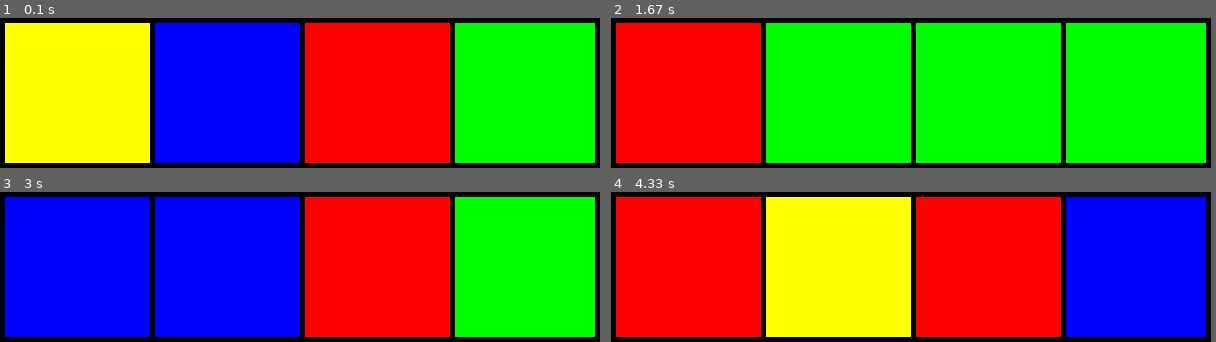
Above: before the commit, frames 1-4 (two rows, left to right).
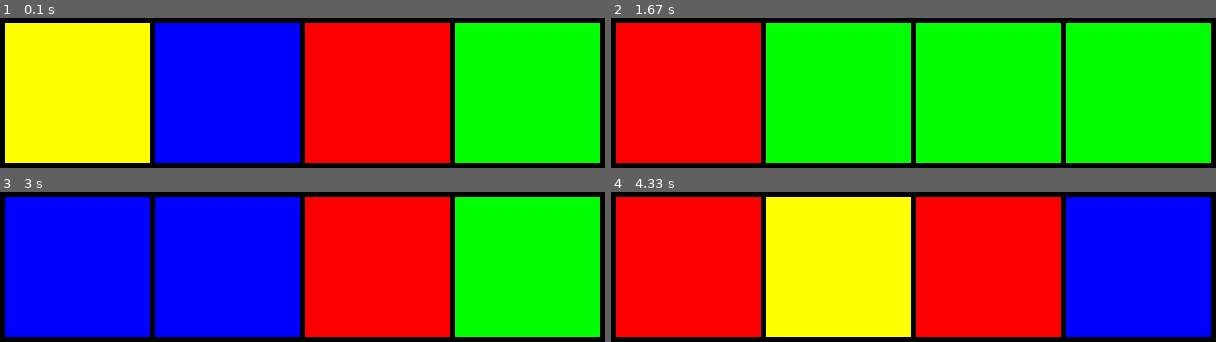
Above: after the commit, the same moments.

Repository: jduffey/watchgirl
Game: pygame game, started from pygametest.py
Two runs of this game, one before a commit and one after it. Both use one fixed random seed, a clock stepped at 60 frames per second and the inputs below.
Inputs:
- Up to frame 1 (0.1 s): no input
- Up to frame 2 (1.67 s): no input
- Up to frame 3 (3 s): no input
- Up to frame 4 (4.33 s): no input
In our replay, the window is 600x150 before the commit and 605x150 after it. These sizes can differ from the game's own. Grey fills any space a smaller window leaves; there, only what the larger window draws over its background counts as a difference.

The runs differ from the first frame. In frame 1, 0.8% of the frame differs, in the area x 98-100%, y 3-97%; in frame 2, 0.8%; in frame 3, 0.8%; in frame 4, 0.8%.

Commit message:
Expand window to allow for right-most border (to ensure same-sized color squares)

Diff:
--- a/pygametest.py
+++ b/pygametest.py
@@ -11,6 +11,8 @@
 pygame.init()
 
 windowTitle = 'Identifier #580CD2E889BD - Onett Art Museum Main Entrance'
+
+BORDER_THICKNESS = 5
 
 APP_X_SIZE = 600
 APP_Y_SIZE = 150
@@ -29,9 +31,7 @@
 squareThree = (2 * APP_X_SIZE/4, 0, 3 * APP_X_SIZE/4, APP_Y_SIZE)
 squareFour = (3 * APP_X_SIZE/4, 0, 4 * APP_X_SIZE/4, APP_Y_SIZE)
 
-BORDER_THICKNESS = 5
-
-screen = pygame.display.set_mode((APP_X_SIZE, APP_Y_SIZE))
+screen = pygame.display.set_mode((APP_X_SIZE + BORDER_THICKNESS, APP_Y_SIZE))
 pygame.display.set_caption(windowTitle)
 pygame.mouse.set_visible(True)
 squareThatIsTheSizeOfTheScreen = pygame.Surface(screen.get_size())
@@ -57,13 +57,14 @@
     pygame.draw.rect(screen, getRandomColor(), whichSquare)
 
 def drawSquareBorders():
+    pygame.draw.rect(screen, myBlack, (0, 0, BORDER_THICKNESS, APP_Y_SIZE))
+    pygame.draw.rect(screen, myBlack, (150, 0, BORDER_THICKNESS, APP_Y_SIZE))
     pygame.draw.rect(screen, myBlack, (300, 0, BORDER_THICKNESS, APP_Y_SIZE))
     pygame.draw.rect(screen, myBlack, (450, 0, BORDER_THICKNESS, APP_Y_SIZE))
-    pygame.draw.rect(screen, myBlack, (150, 0, BORDER_THICKNESS, APP_Y_SIZE))
-    pygame.draw.rect(screen, myBlack, (0, 0, BORDER_THICKNESS, APP_Y_SIZE))
-    pygame.draw.rect(screen, myBlack, (0, 0, APP_X_SIZE, BORDER_THICKNESS))
-    pygame.draw.rect(screen, myBlack, (0, APP_Y_SIZE - BORDER_THICKNESS, APP_X_SIZE, BORDER_THICKNESS))
-    pygame.draw.rect(screen, myBlack, (APP_X_SIZE - BORDER_THICKNESS, 0, BORDER_THICKNESS, APP_Y_SIZE))
+
+    pygame.draw.rect(screen, myBlack, (0, 0, APP_X_SIZE + BORDER_THICKNESS, BORDER_THICKNESS))
+    pygame.draw.rect(screen, myBlack, (0, APP_Y_SIZE - BORDER_THICKNESS, APP_X_SIZE + BORDER_THICKNESS, BORDER_THICKNESS))
+    pygame.draw.rect(screen, myBlack, (APP_X_SIZE, 0, BORDER_THICKNESS, APP_Y_SIZE))
 
 
 while isDrawingActive:
@@ -77,7 +78,8 @@
 
     pygame.display.flip()
     time.sleep(1)
-    #print(time.time())
+
+    print(time.time())
     # squareThatIsTheSizeOfTheScreen.fill((255, 255, 255))
     # screen.blit(squareThatIsTheSizeOfTheScreen, (0, 0))
     # pygame.display.flip()
